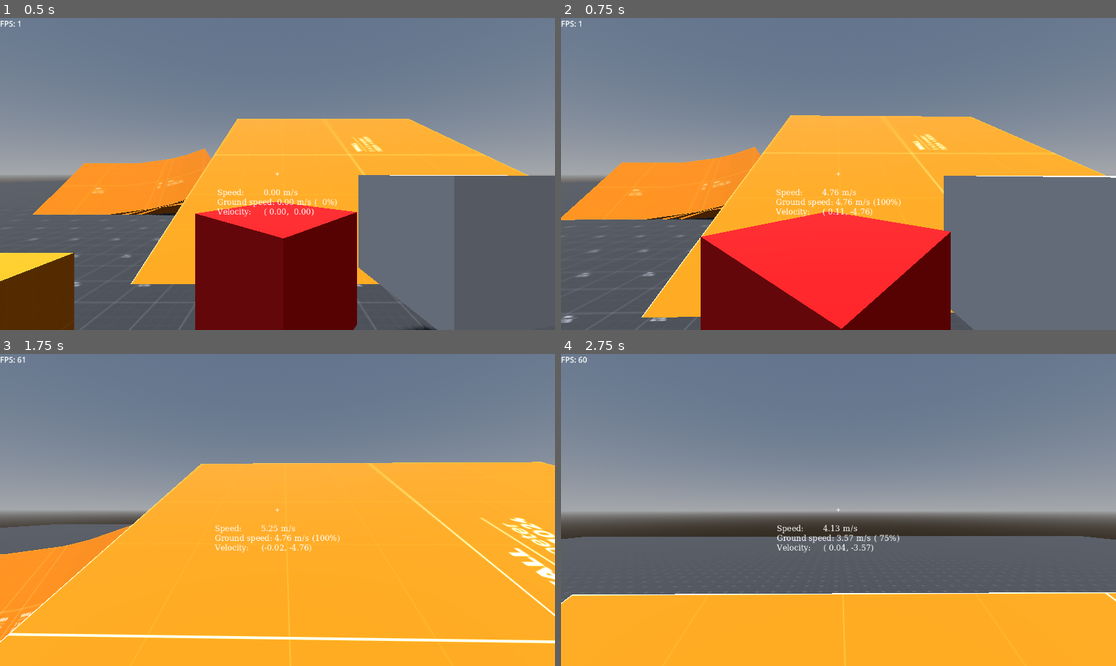
Above: before the commit, frames 1-4 (two rows, left to right).
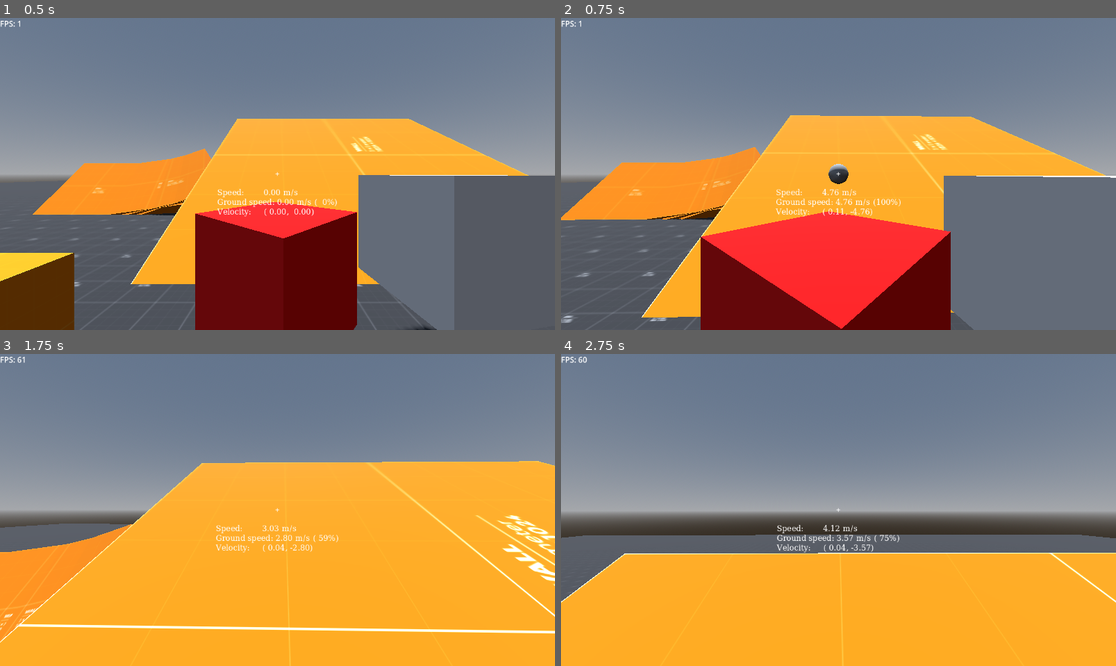
Above: after the commit, the same moments.

Repository: ericljiang/godot-testing
Game: Godot game, scene res://scene.tscn
Same seed, same stepped clock (60 frames per second), same inputs: the game is played once before the commit and once after it.
Inputs (mouse positions are in pixels of both pictures, inside the frame that each line leads up to):
- Up to frame 1 (0.5 s): no input
- Up to frame 2 (0.75 s): tap Enter at 0.5 s; move the mouse to (866, 174) at 0.52 s; press the mouse at (866, 174) at 0.53 s; hold W (move_forward) from 0.53 s (still down)
- Up to frame 3 (1.75 s): keep holding W (move_forward); tap Space (jump) at 0.77, 1.52 s; move the mouse to (249, 510) at 1.27 s; release the mouse at (249, 510) at 1.28 s; tap Ctrl (crouch) at 1.35 s; click (249, 510) at 1.55 s
- Up to frame 4 (2.75 s): keep holding W (move_forward); move the mouse to (849, 503) at 2.02 s; press the mouse at (849, 503) at 2.03 s

Frame 1 is identical in both runs. In frame 2, 0.2% of the frame differs, in the area x 48-52%, y 46-54%; in frame 3, 3.8%; in frame 4, 13%, in the area x 0-100%, y 55-100%.

Commit message:
Add rocket jumping (needs tweaking)

Diff:
--- /dev/null
+++ b/constants.gd
@@ -0,0 +1,9 @@
+extends Node
+
+const foo := 100
+# Movement parameters
+# 16 HU = 1 ft
+# 1 ft = 0.3048 m
+# x_m = x_hu / 16 * 0.3048 = x_hu * 0.01905
+## Factor to convert Hammer units to meters
+const HU_TO_M := 0.01905
--- a/player.gd
+++ b/player.gd
@@ -3,6 +3,7 @@
 
 @export_group("Nodes")
 @export var head: Node3D
+@export var weapon: Weapon
 
 @export_group("Settings")
 @export_range(0, 10, 0.01) var mouse_sensitivity: float = 1.0
@@ -20,33 +21,27 @@
 const DEGREES_PER_UNIT = 0.022
 const RADS_PER_UNIT = deg_to_rad(DEGREES_PER_UNIT)
 
-# Movement parameters
-# 16 HU = 1 ft
-# 1 ft = 0.3048 m
-# x_m = x_hu / 16 * 0.3048 = x_hu * 0.01905
-## Factor to convert Hammer units to meters
-const HU_TO_M := 0.01905
 # https://developer.valvesoftware.com/wiki/List_of_Counter-Strike_2_console_commands_and_variables
-const JUMP_VELOCITY = 301.993 * HU_TO_M
+const JUMP_VELOCITY = 301.993 * Constants.HU_TO_M
 ## https://developer.valvesoftware.com/wiki/Sv_friction
 const FRICTION := 5.2
 enum MovementType { CS, QUAKE, TF2_SOLDIER }
 ## sv_stopspeed
 const STOP_SPEEDS: Dictionary[MovementType, float] = {
-	MovementType.CS: 80 * HU_TO_M,
-	MovementType.QUAKE: 100 * HU_TO_M,
-	MovementType.TF2_SOLDIER: 100 * HU_TO_M,
+	MovementType.CS: 80 * Constants.HU_TO_M,
+	MovementType.QUAKE: 100 * Constants.HU_TO_M,
+	MovementType.TF2_SOLDIER: 100 * Constants.HU_TO_M,
 }
 var STOP_SPEED := STOP_SPEEDS[movement_type]
 const MAX_GROUND_SPEEDS: Dictionary[MovementType, float] = {
 	# https://counterstrike.fandom.com/wiki/Movement#Speed
-	MovementType.CS: 250 * HU_TO_M,
-	MovementType.QUAKE: 320 * HU_TO_M,
+	MovementType.CS: 250 * Constants.HU_TO_M,
+	MovementType.QUAKE: 320 * Constants.HU_TO_M,
 	# https://wiki.teamfortress.com/wiki/Classes#Speed
-	MovementType.TF2_SOLDIER: 240 * HU_TO_M,
+	MovementType.TF2_SOLDIER: 240 * Constants.HU_TO_M,
 }
 var MAX_GROUND_SPEED := MAX_GROUND_SPEEDS[movement_type]
-const MAX_AIR_SPEED := 30 * HU_TO_M
+const MAX_AIR_SPEED := 30 * Constants.HU_TO_M
 ## Accelerate from zero to max speed in 0.1 s
 var MAX_ACCEL := MAX_GROUND_SPEED * 10
 
--- a/project.godot
+++ b/project.godot
@@ -16,6 +16,10 @@
 run/max_fps=500
 config/icon="res://icon.svg"
 
+[autoload]
+
+Constants="*uid://bppnb5d5lvw2f"
+
 [debug]
 
 gdscript/warnings/incompatible_ternary=2
@@ -27,7 +31,6 @@
 
 [display]
 
-window/size/mode=3
 window/vsync/vsync_mode=2
 
 [input]
@@ -63,6 +66,16 @@
 "events": [Object(InputEventKey,"resource_local_to_scene":false,"resource_name":"","device":-1,"window_id":0,"alt_press …(195 unchanged characters)…
 ]
 }
+fire_weapon={
+"deadzone": 0.2,
+"events": [Object(InputEventMouseButton,"resource_local_to_scene":false,"resource_name":"","device":-1,"window_id":0,"alt_pressed":false,"shift_pressed":false,"ctrl_pressed":false,"meta_pressed":false,"button_mask":1,"position":Vector2(167, 27),"global_position":Vector2(179, 87),"factor":1.0,"button_index":1,"canceled":false,"pressed":true,"double_click":false,"script":null)
+]
+}
+
+[layer_names]
+
+3d_physics/layer_1="Default"
+3d_physics/layer_2="Projectiles"
 
 [physics]
 
--- /dev/null
+++ b/rocket.gd
@@ -0,0 +1,22 @@
+extends CharacterBody3D
+
+const ROCKET_SPEED = 1100 * Constants.HU_TO_M
+
+@export var splash_area: Area3D
+
+func _ready() -> void:
+	assert(splash_area != null)
+	self.velocity = self.basis * Vector3.FORWARD * ROCKET_SPEED
+
+func _physics_process(delta: float) -> void:
+	var collision := move_and_collide(velocity * delta)
+	if collision:
+		print("I collided with ", collision.get_collider())
+		for body in splash_area.get_overlapping_bodies():
+			if (body is Player):
+				var player: Player = body
+				var rocket_to_player_vector := player.global_position - self.global_position
+				var knockback_direction := rocket_to_player_vector.normalized()
+				var distance := rocket_to_player_vector.length()
+				player.velocity += 5 * knockback_direction / distance
+		queue_free()
--- /dev/null
+++ b/rocket.tscn
@@ -0,0 +1,28 @@
+[gd_scene format=3 uid="uid://ifo5nsm352dy"]
+
+[ext_resource type="Script" uid="uid://cp0hly3y356b" path="res://rocket.gd" id="1_fj03e"]
+
+[sub_resource type="CapsuleMesh" id="CapsuleMesh_ww0uh"]
+
+[sub_resource type="CapsuleShape3D" id="CapsuleShape3D_fj03e"]
+
+[sub_resource type="SphereShape3D" id="SphereShape3D_fj03e"]
+
+[node name="Rocket" type="CharacterBody3D" unique_id=55916072 node_paths=PackedStringArray("splash_area")]
+collision_layer = 2
+script = ExtResource("1_fj03e")
+splash_area = NodePath("Area3D")
+
+[node name="MeshInstance3D" type="MeshInstance3D" parent="." unique_id=1893656798]
+transform = Transform3D(0.3, 0, 0, 0, -1.3113417e-08, 0.3, 0, -0.3, -1.3113417e-08, 0, 0, 0)
+mesh = SubResource("CapsuleMesh_ww0uh")
+
+[node name="CollisionShape3D" type="CollisionShape3D" parent="." unique_id=395249432]
+transform = Transform3D(0.3, 0, 0, 0, -1.3113417e-08, 0.3, 0, -0.3, -1.3113417e-08, 0, 0, 0)
+shape = SubResource("CapsuleShape3D_fj03e")
+
+[node name="Area3D" type="Area3D" parent="." unique_id=1656403318]
+
+[node name="CollisionShape3D" type="CollisionShape3D" parent="Area3D" unique_id=32274773]
+transform = Transform3D(4, 0, 0, 0, 4, 0, 0, 0, 4, 0, 0, 0)
+shape = SubResource("SphereShape3D_fj03e")
--- /dev/null
+++ b/rocket_launcher.gd
@@ -0,0 +1,22 @@
+extends Weapon
+
+@export var root: Node3D
+@export var player: CharacterBody3D
+## Projectile origin
+@export var head: Node3D
+@export var rocket_scene := preload("rocket.tscn")
+
+func get_attack_interval() -> float:
+	return 800
+
+func fire() -> void:
+	print("firing rocket")
+	var rocket: CharacterBody3D = rocket_scene.instantiate()
+	rocket.position = head.global_position
+	rocket.basis = head.global_basis
+	# Rocket can't hit the player who fired it (otherwise this could happen
+	# when the player is walking forward while firing)
+	rocket.add_collision_exception_with(player)
+	# Achieved with collision layers/masks instead
+	#player.add_collision_exception_with(rocket)
+	root.add_child(rocket)
--- a/scene.tscn
+++ b/scene.tscn
@@ -5,7 +5,7 @@
 [ext_resource type="PackedScene" uid="uid://dpascgnyrv3po" path="res://orange_box.tscn" id="2_m7jmp"]
 [ext_resource type="Script" uid="uid://cwwyeula204k1" path="res://performance_overlay.gd" id="2_nxogm"]
 [ext_resource type="Script" uid="uid://wdil32b5bj3b" path="res://speedometer.gd" id="3_3253y"]
-[ext_resource type="Script" uid="uid://b663tvvrrui3v" path="res://button.gd" id="3_y2354"]
+[ext_resource type="Script" uid="uid://bgvhydca1egeo" path="res://rocket_launcher.gd" id="4_73fnb"]
 [ext_resource type="Script" uid="uid://cnokv2ftd46ld" path="res://mouse_sensitivity_setting.gd" id="7_ni31j"]
 [ext_resource type="Script" uid="uid://b0o4v4h7mk8eo" path="res://pause_menu.gd" id="7_xlvrw"]
 [ext_resource type="Script" uid="uid://cjldmdedgf535" path="res://movement_type_option_button.gd" id="9_73fnb"]
@@ -24,19 +24,6 @@
 albedo_color = Color(1, 0, 0, 1)
 
 [sub_resource type="StandardMaterial3D" id="StandardMaterial3D_ulcgi"]
-
-[sub_resource type="CylinderShape3D" id="CylinderShape3D_ni31j"]
-height = 0.5
-
-[sub_resource type="StandardMaterial3D" id="StandardMaterial3D_y2354"]
-albedo_color = Color(0.6938056, 6.136671e-06, 3.465414e-06, 1)
-emission_enabled = true
-emission = Color(1, 0, 0, 1)
-
-[sub_resource type="CylinderMesh" id="CylinderMesh_y2354"]
-material = SubResource("StandardMaterial3D_y2354")
-top_radius = 0.4
-height = 0.1
 
 [sub_resource type="CylinderShape3D" id="CylinderShape3D_m7jmp"]
 height = 1.68
@@ -137,61 +124,6 @@
 [node name="OrangeBox13" parent="Terrain" unique_id=475494091 instance=ExtResource("2_m7jmp")]
 transform = Transform3D(0, -9, 0, 7.7942314, 0, -4.500001, 4.500001, 0, 7.7942295, 2.3933983, -1.6824248, -9)
 
-[node name="Buttons" type="Node3D" parent="Terrain" unique_id=811561867]
-transform = Transform3D(1, 0, 0, 0, 1, 0, 0, 0, 1, 0, 0, 5)
-
-[node name="CSButton" type="Area3D" parent="Terrain/Buttons" unique_id=1570847594 node_paths=PackedStringArray("player")]
-script = ExtResource("3_y2354")
-player = NodePath("../../../Player")
-
-[node name="CollisionShape3D" type="CollisionShape3D" parent="Terrain/Buttons/CSButton" unique_id=400074800]
-shape = SubResource("CylinderShape3D_ni31j")
-
-[node name="MeshInstance3D" type="MeshInstance3D" parent="Terrain/Buttons/CSButton" unique_id=673085748]
-mesh = SubResource("CylinderMesh_y2354")
-
-[node name="Label3D" type="Label3D" parent="Terrain/Buttons/CSButton" unique_id=1993079180]
-transform = Transform3D(-1, -8.742278e-08, -3.821371e-15, 0, -4.371139e-08, 1, -8.742278e-08, 1, 4.371139e-08, 0, 0.08, 0)
-text = "CS2
-movement
-params"
-
-[node name="QuakeButton" type="Area3D" parent="Terrain/Buttons" unique_id=1642698509 node_paths=PackedStringArray("player")]
-transform = Transform3D(1, 0, 0, 0, 1, 0, 0, 0, 1, 1.5, 0, 0)
-script = ExtResource("3_y2354")
-player = NodePath("../../../Player")
-movement_type = 1
-
-[node name="CollisionShape3D" type="CollisionShape3D" parent="Terrain/Buttons/QuakeButton" unique_id=1331920175]
-shape = SubResource("CylinderShape3D_ni31j")
-
-[node name="MeshInstance3D" type="MeshInstance3D" parent="Terrain/Buttons/QuakeButton" unique_id=1240934471]
-mesh = SubResource("CylinderMesh_y2354")
-
-[node name="Label3D" type="Label3D" parent="Terrain/Buttons/QuakeButton" unique_id=11673216]
-transform = Transform3D(-1, -1.509958e-07, -6.600236e-15, 0, -4.371139e-08, 1, -1.509958e-07, 1, 4.371139e-08, 0, 0.08, 0)
-text = "Quake
-movement
-params"
-
-[node name="SoldierButton" type="Area3D" parent="Terrain/Buttons" unique_id=639796666 node_paths=PackedStringArray("player")]
-transform = Transform3D(1, 0, 0, 0, 1, 0, 0, 0, 1, -1.5, 0, 0)
-script = ExtResource("3_y2354")
-player = NodePath("../../../Player")
-movement_type = 2
-
-[node name="CollisionShape3D" type="CollisionShape3D" parent="Terrain/Buttons/SoldierButton" unique_id=1389964162]
-shape = SubResource("CylinderShape3D_ni31j")
-
-[node name="MeshInstance3D" type="MeshInstance3D" parent="Terrain/Buttons/SoldierButton" unique_id=1973600571]
-mesh = SubResource("CylinderMesh_y2354")
-
-[node name="Label3D" type="Label3D" parent="Terrain/Buttons/SoldierButton" unique_id=999373298]
-transform = Transform3D(-1, -1.509958e-07, -6.600236e-15, 0, -4.371139e-08, 1, -1.509958e-07, 1, 4.371139e-08, 0, 0.08, 0)
-text = "TF2 soldier
-movement
-params"
-
 [node name="OrangeBox14" parent="Terrain" unique_id=2097643734 instance=ExtResource("2_m7jmp")]
 transform = Transform3D(-0.2893269, -0.28932667, -2.971966, 2.101497, 2.101497, -0.4091698, 2.1213202, -2.1213202, -1.552182e-07, -5.124029, 0.20128071, -10)
 
@@ -208,10 +140,11 @@
 transform = Transform3D(0.53008884, -0.84666574, -0.046508454, -0.35300598, -0.27021822, 0.89575046, -0.7709687, -0.45840958, -0.4421177, 2.2469366, 8.18891, -5.086196)
 shadow_enabled = true
 
-[node name="Player" type="CharacterBody3D" parent="." unique_id=83115313 node_paths=PackedStringArray("head")]
+[node name="Player" type="CharacterBody3D" parent="." unique_id=83115313 node_paths=PackedStringArray("head", "weapon")]
 floor_max_angle = 0.7679449
 script = ExtResource("1_ulcgi")
 head = NodePath("Head")
+weapon = NodePath("RocketLauncher")
 mouse_sensitivity = 0.98
 
 [node name="CollisionShape3D" type="CollisionShape3D" parent="Player" unique_id=128333632]
@@ -227,6 +160,12 @@
 
 [node name="Camera3D" type="Camera3D" parent="Player/Head" unique_id=1717705848]
 environment = SubResource("Environment_ulcgi")
+
+[node name="RocketLauncher" type="Node3D" parent="Player" unique_id=149341501 node_paths=PackedStringArray("root", "player", "head")]
+script = ExtResource("4_73fnb")
+root = NodePath("../..")
+player = NodePath("..")
+head = NodePath("../Head")
 
 [node name="VBoxContainer" type="VBoxContainer" parent="." unique_id=1679698098]
 offset_right = 40.0
--- /dev/null
+++ b/weapon.gd
@@ -0,0 +1,20 @@
+@abstract class_name Weapon extends Node3D
+
+var last_fire_time: float
+
+## Delay between shots
+@abstract func get_attack_interval() -> float
+@abstract func fire() -> void
+
+func _ready() -> void:
+	# Ensure weapon is immediately ready to fire
+	last_fire_time = Time.get_ticks_msec() - get_attack_interval()
+
+func _unhandled_input(event: InputEvent) -> void:
+	if event.is_action_pressed("fire_weapon"):
+		var now := Time.get_ticks_msec()
+		if (now < last_fire_time + get_attack_interval()):
+			print("too soon to fire again")
+			return
+		fire()
+		last_fire_time = now
Not shown, added: constants.gd.uid
Not shown, added: rocket.gd.uid
Not shown, added: rocket_launcher.gd.uid
Not shown, added: weapon.gd.uid
